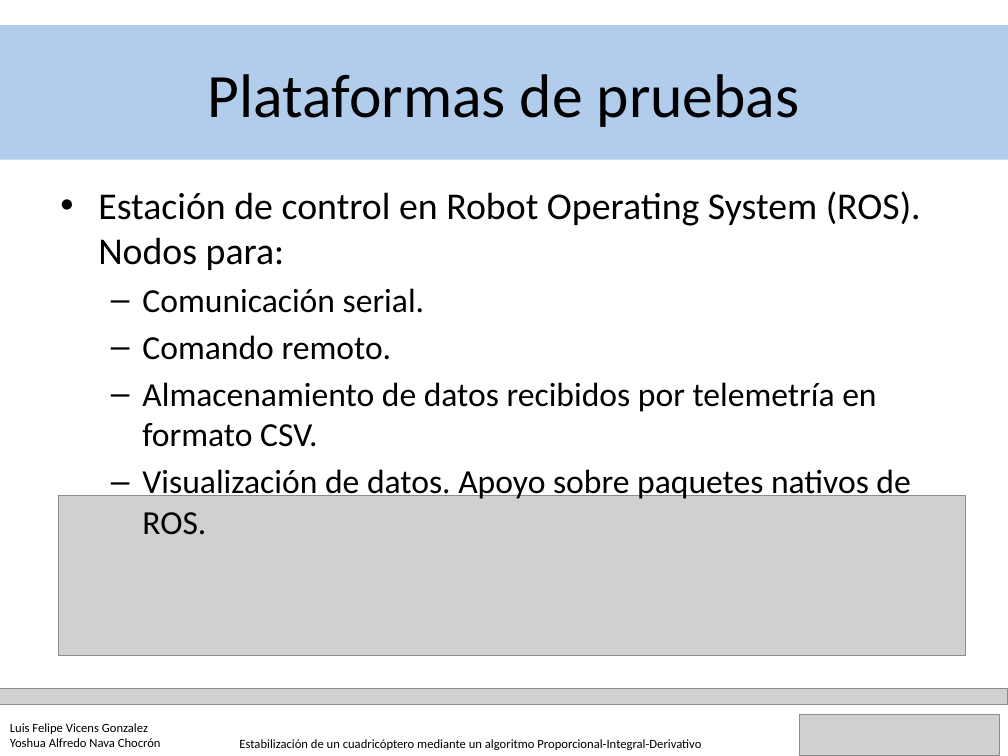
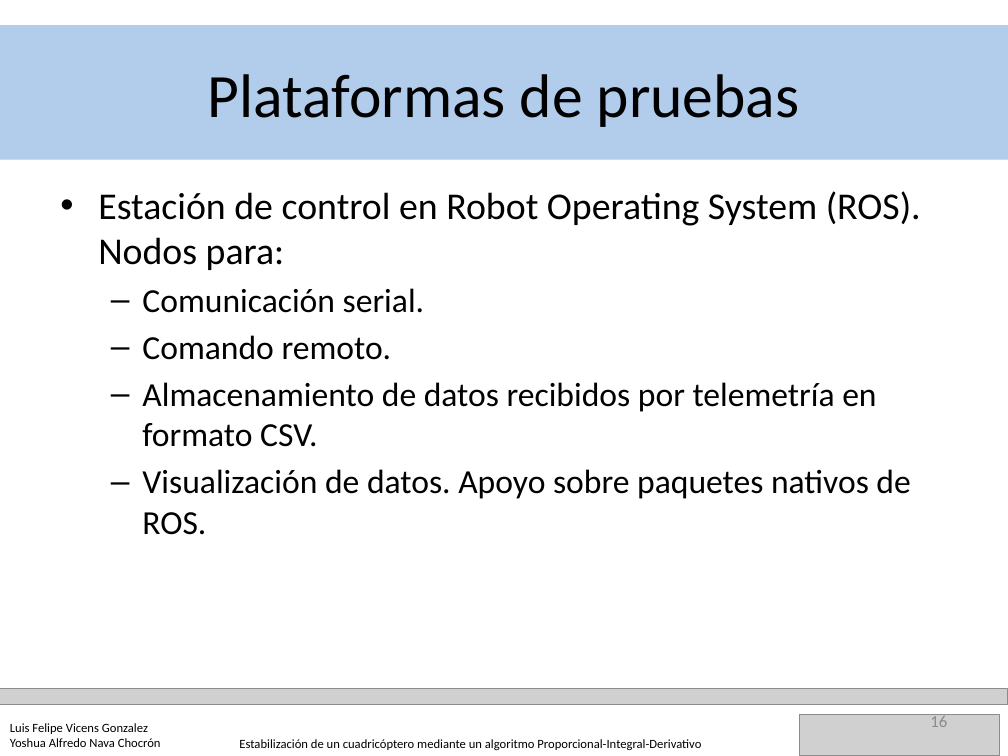
Before and after one commit to YoshuaNava/TesisCuadricoptero, a slide deck: slide 16 of Documento/Defensa TEG animaciones.pptx. Drawn at 1008x756 pixels with LibreOffice and Linux fonts; fonts in the diff are those of the drawing; grey boxes stand for pictures. Boxes give left, top, right and bottom in pixels: in the first picture for what was removed or moved away, otherwise in the second. Text is boxed around its words. In the diff, an @@ line names an element or a change of style, - is before the commit and + after.

```diff
--- a/Documento/Defensa TEG animaciones.pptx
+++ b/Documento/Defensa TEG animaciones.pptx
@@ picture removed at [58,496,966,655] @@
@@ page number added at [930,714,947,727], 12 pt, text #8C8C8C @@
+16
```
Also in this commit, not shown: 22 other slides changed, 4 other files.
